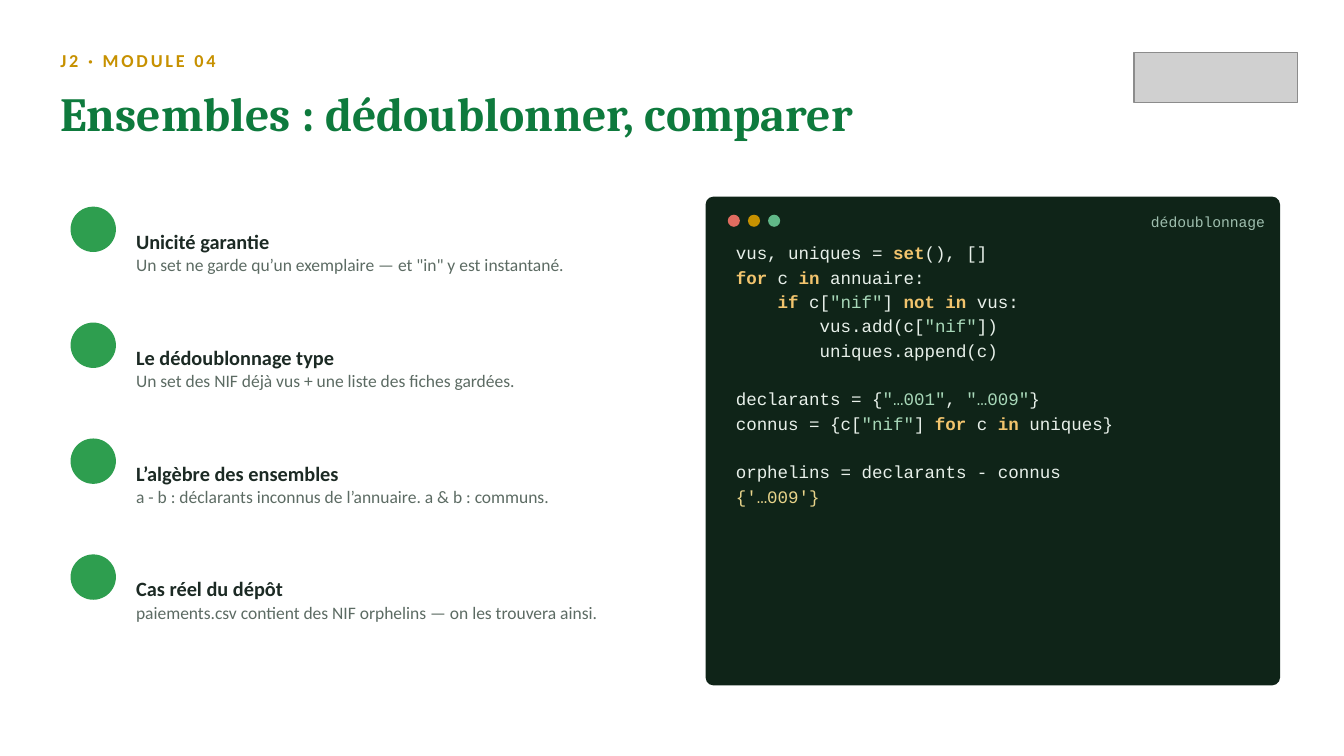
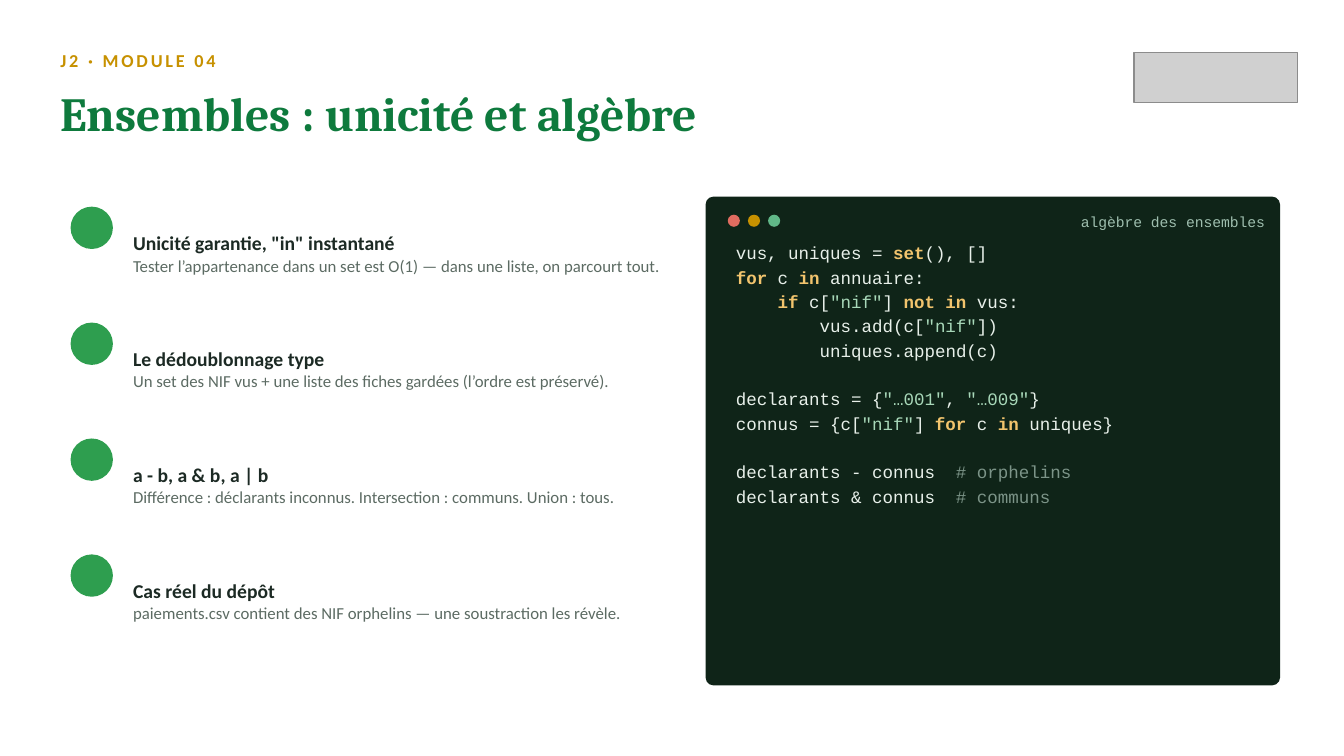
Before and after one commit to sogui/formation-python, a slide deck: slide 11 of slides/sources/J2-fonctions-structures.pptx (slide 7 before the commit). Drawn at 1344x756 pixels with LibreOffice and Linux fonts; fonts in the diff are those of the drawing; grey boxes stand for pictures; background and template pictures are left out. Boxes give left, top, right and bottom in pixels: in the first picture for what was removed or moved away, otherwise in the second. Text is boxed around its words. In the diff, an @@ line names an element or a change of style, - is before the commit and + after.

```diff
--- a/slides/sources/J2-fonctions-structures.pptx
+++ b/slides/sources/J2-fonctions-structures.pptx
@@ text at (60,97,697,142): text changed @@
-Ensembles : dédoublonner, comparer
+Ensembles : unicité et algèbre
@@ text at (133,236,659,275): text changed; size 12.5 to 12 pt @@
-Unicité garantie
-Un set ne garde qu’un exemplaire — et "in" y est instantané.
+Unicité garantie, "in" instantané
+Tester l’appartenance dans un set est O(1) — dans une liste, on parcourt tout.
@@ text at (1081,216,1265,230): text changed @@
-dédoublonnage
+algèbre des ensembles
@@ text at (133,352,324,370): size 14.5 to 14 pt in "Le dédoublonnage type" @@
@@ text at (133,375,609,390): text changed; size 12.5 to 12 pt @@
-Un set des NIF déjà vus + une liste des fiches gardées.
+Un set des NIF vus + une liste des fiches gardées (l’ordre est préservé).
@@ text at (133,468,614,503): text changed; size 12.5 to 12 pt @@
-L’algèbre des ensembles
-a - b : déclarants inconnus de l’annuaire. a & b : communs.
+a - b, a & b, a | b
+Différence : déclarants inconnus. Intersection : communs. Union : tous.
@@ text at (736,466,1050,504): text changed @@
-orphelins = declarants - connus
-{'…009'}
+declarants - connus # orphelins
+declarants & connus # communs
@@ text at (133,584,275,601): size 14.5 to 14 pt in "Cas réel du dépôt" @@
@@ text at (133,607,620,622): text changed; size 12.5 to 12 pt @@
-paiements.csv contient des NIF orphelins — on les trouvera ainsi.
+paiements.csv contient des NIF orphelins — une soustraction les révèle.
```
Also in this commit, not shown: 9 other slides changed, 4 slides added, 9 other files.
